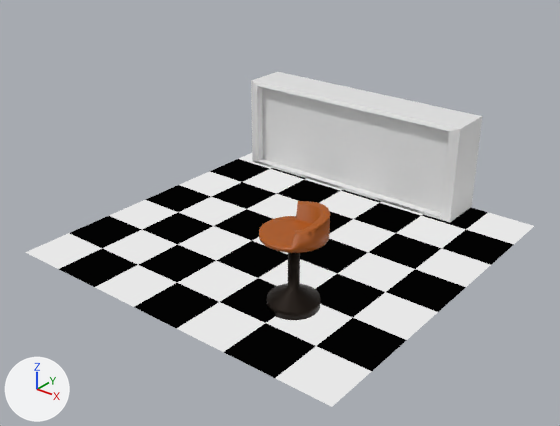
The Blender file library2.blend, before and after one commit.
The view is the same before and after, from a 50 mm lens placed at (18.6, -23.8, 15.9), pointed at (0.2, -0.8, 1.6). The lights are fixed; the arrows at lower left show +X, +Y and +Z.

The older version as bpy lines, for what is in view:
```python
me_cube = bpy.data.meshes.new('Cube')
me_cube.from_pydata(...)  # 69 vertices, 61 faces; spans x -1.0..1.0, y -1.0..1.0, z -1.0..1.0
me_cylinder = bpy.data.meshes.new('Cylinder')
me_cylinder.from_pydata(...)  # 258 vertices, 228 faces; spans x -1.26..1.27, y -1.26..1.26, z -1.0..12.39
me_cylinder.polygons.foreach_set('use_smooth', [True] * 228)
# faces by material slot: [97, 131]
me_cylinder.materials.append(mat_material_003)  # black #1b0f05
me_cylinder.materials.append(mat_material_004)  # brown #ad5707
me_plane = bpy.data.meshes.new('Plane')
me_plane.from_pydata([(-1.0, -1.0, 0.0), (1.0, -1.0, 0.0), (-1.0, 1.0, 0.0), (1.0, 1.0, 0.0)], [], [(0, 1, 3, 2)])
me_plane.materials.append(mat_material_001)
ob_cube = bpy.data.objects.new('Cube', me_cube)
ob_cube.location = (-1.02, 6.72, 2.34)
ob_cube.scale = (5.89, 1.13, 2.24)
ob_cylinder = bpy.data.objects.new('Cylinder', me_cylinder)
ob_cylinder.location = (3.54, -4.21, 0.36)
ob_cylinder.scale = (1.0, 1.0, 0.288)
ob_plane = bpy.data.objects.new('Plane', me_plane)
ob_plane.location = (0.0, 0.0, 0.0)
ob_plane.scale = (7.94, 7.94, 7.94)
```
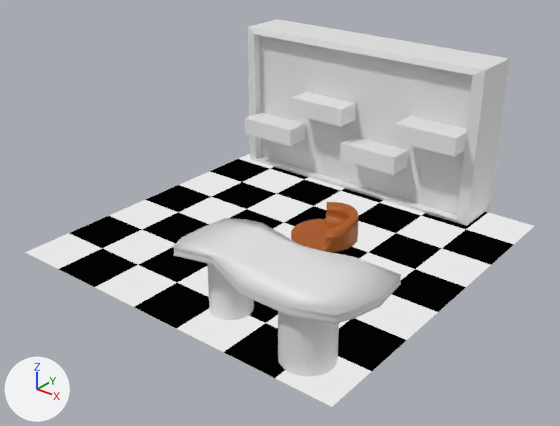
Commit message: library with chair and table

Scene script edits in JSON lines:
```json
{"block": "me_cube", "where": "# used by ob_cube; location = (-1.02, 6.72, 2.34); scale = (5.89, 1.13, 2.24)"}
{"op": "remove", "block": "me_cube", "code": "me_cube.from_pydata(...)  # 69 vertices, 61 faces; spans x -1.0..1.0, y -1.0..1.0, z -1.0..1.0"}
{"op": "add", "block": "me_cube", "code": "me_cube.from_pydata(...)  # 175 vertices, 122 faces; spans x -1.0..1.0, y -1.75..1.0, z -1.0..1.0"}
{"block": "me_cube", "change": "me_cube part 1: 106 vertices added at x -0.92..0.92, y -1.75..-0.64, z -0.92..0.46"}
{"block": "me_cylinder", "where": "# used by ob_cylinder; location = (3.54, -4.21, 0.36); scale = (1.0, 1.0, 0.288)"}
{"op": "remove", "block": "me_cylinder", "code": "me_cylinder.from_pydata(...)  # 258 vertices, 228 faces; spans x -1.26..1.27, y -1.26..1.26, z -1.0..12.39"}
{"op": "add", "block": "me_cylinder", "code": "me_cylinder.from_pydata(...)  # 292 vertices, 262 faces; spans x -1.26..1.27, y -1.26..1.26, z -1.0..13.71"}
{"block": "me_cylinder", "change": "me_cylinder part 2"}
{"block": "me_cylinder", "change": "16 faces are deleted"}
{"block": "me_cylinder", "change": "4 vertices are added at (-0.66, 1.04, 13.31), (1.25, -0.01, 13.69), (0.19, 0.92, 13.57), (0.95, -0.01, 13.65)"}
{"block": "me_cylinder", "change": "19 new vertices lie (-0.01, -0.01, 1.32) away from vertices in x -0.43..1.25, y -1.03..1.24, z 11.73..12.39"}
{"block": "me_cylinder", "change": "11 new vertices lie (-0.02, -0.01, 1.32) away from vertices in x -0.47..1.24, y -0.7..1.26, z 11.94..12.39"}
{"block": "me_cylinder", "change": "50 new faces join them, mat_material_004 (brown #ad5707)"}
{"op": "add", "block": "me_plane_001", "code": ["me_plane_001 = bpy.data.meshes.new('Plane.001')", "me_plane_001.from_pydata(...)  # 98 vertices, 96 faces; spans x -0.96..1.0, y -1.0..0.85, z -0.04..0.08", "me_plane_001.polygons.foreach_set('use_smooth', [True] * 96)"]}
{"op": "add", "block": "me_cylinder_002", "code": ["me_cylinder_002 = bpy.data.meshes.new('Cylinder.002')", "me_cylinder_002.from_pydata(...)  # a 32-sided cylinder along z spanning x -1.0..1.0, y -1.0..1.0, z -1.0..1.0"]}
{"op": "set", "path": "ob_cube.location", "old": "(-1.02, 6.72, 2.34)", "new": "(-0.93, 7.2, 3.54)"}
{"op": "set", "path": "ob_cube.scale", "old": "(5.89, 1.13, 2.24)", "new": "(6.48, 1.24, 3.65)"}
{"op": "set", "path": "ob_cylinder.location", "old": "(3.54, -4.21, 0.36)", "new": "(3.63, -2.45, 0.33)"}
{"op": "set", "path": "ob_cylinder.scale", "old": "(1.0, 1.0, 0.288)", "new": "(0.994, 0.994, 0.214)"}
{"op": "add", "block": "ob_plane_001", "code": ["ob_plane_001 = bpy.data.objects.new('Plane.001', me_plane_001)", "ob_plane_001.location = (4.2, -5.68, 2.61)", "ob_plane_001.scale = (3.9, 2.22, 5.8)"]}
{"op": "add", "block": "ob_cylinder_002", "code": ["ob_cylinder_002 = bpy.data.objects.new('Cylinder.002', me_cylinder_002)", "ob_cylinder_002.location = (5.93, -6.5, 1.37)", "ob_cylinder_002.scale = (1.0, 1.0, 1.28)"]}
{"op": "add", "block": "ob_cylinder_001", "code": ["ob_cylinder_001 = bpy.data.objects.new('Cylinder.001', me_cylinder_002.copy())", "ob_cylinder_001.location = (1.8, -5.72, 1.33)", "ob_cylinder_001.scale = (0.83, 0.83, 1.3)"]}
```

Changed parts and their boxes (x1, y1, x2, y2) in the pictures (560 x 426 px):
```json
{"object": "Cube", "change": "reshaped, moved, rescaled", "before": [251, 72, 482, 222], "after": [245, 19, 509, 226], "on screen": "14% wider, 38% taller"}
{"object": "Plane.001", "change": "added", "after": [173, 218, 401, 324]}
{"object": "Cylinder", "change": "reshaped, moved, rescaled", "before": [259, 201, 330, 320], "after": [291, 202, 358, 252]}
{"object": "Cylinder.002", "change": "added", "after": [278, 311, 339, 377]}
{"object": "Cylinder.001", "change": "added", "after": [207, 263, 254, 320]}
{"part": 1, "of": "me_cube", "change": "added", "after": [245, 54, 473, 215]}
{"part": 2, "of": "me_cylinder", "change": "built on", "before": [295, 201, 330, 234], "after": [326, 202, 358, 240]}
```
